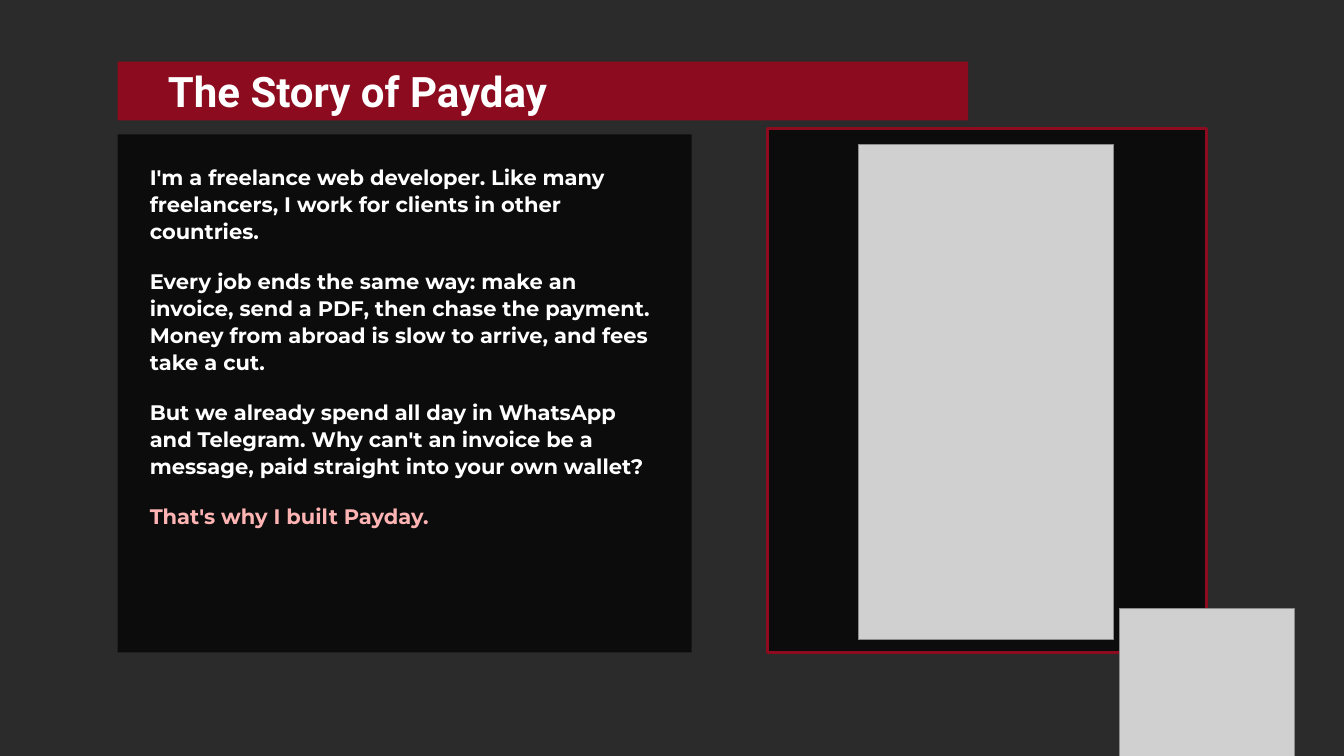
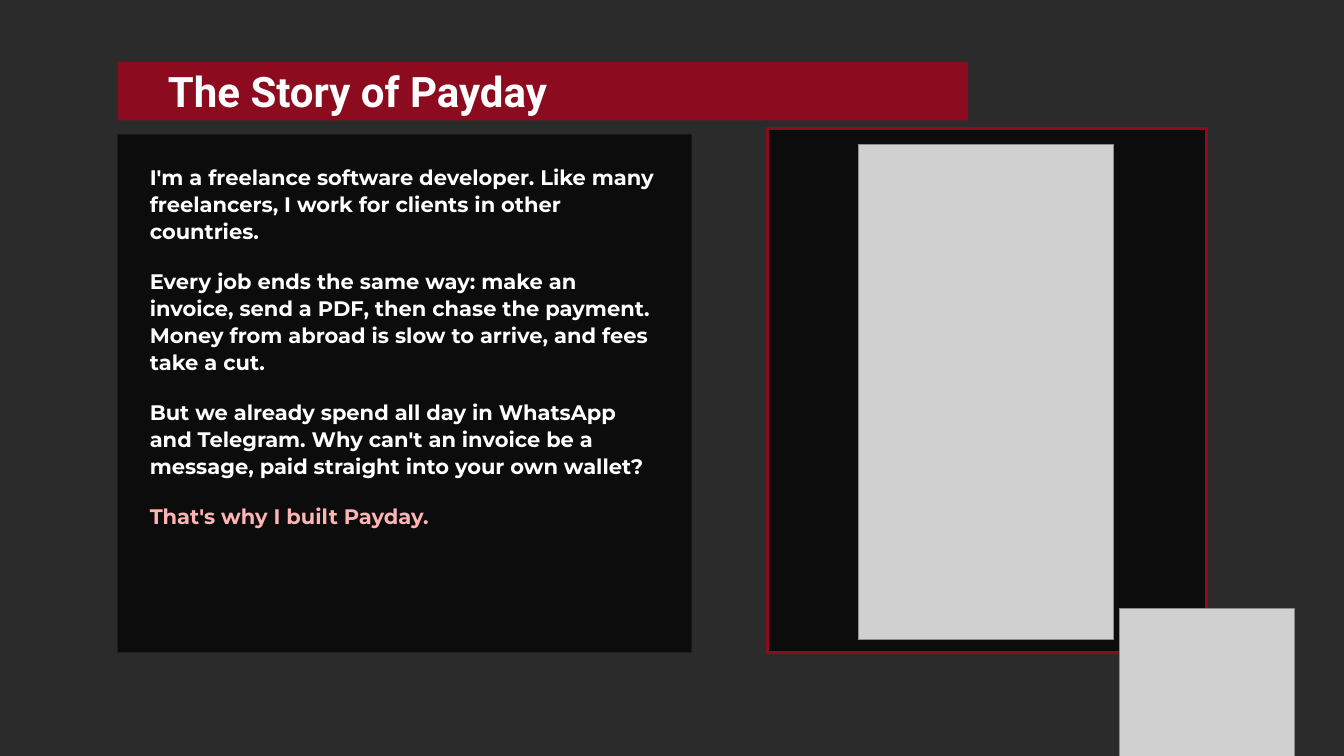
Before and after one commit to Finney06/payday, a slide deck: slide 3 of public/slides/Payday-BCH-BLAZE-2026.pptx. Drawn at 1344x756 pixels with LibreOffice and Linux fonts; fonts in the diff are those of the drawing; grey boxes stand for pictures; background and template pictures are left out; a plain dark background stands for a picture behind light text. Boxes give left, top, right and bottom in pixels: in the first picture for what was removed or moved away, otherwise in the second. Text is boxed around its words. In the diff, an @@ line names an element or a change of style, - is before the commit and + after.

Commit message:
Slides: software developer

```diff
--- a/public/slides/Payday-BCH-BLAZE-2026.pptx
+++ b/public/slides/Payday-BCH-BLAZE-2026.pptx
@@ text at (150, 168, 654, 239): text changed @@
-I'm a freelance web developer. Like many freelancers, I work for clients in other countries.
+I'm a freelance software developer. Like many freelancers, I work for clients in other countries.
```
Also in this commit, not shown: 1 other file.
